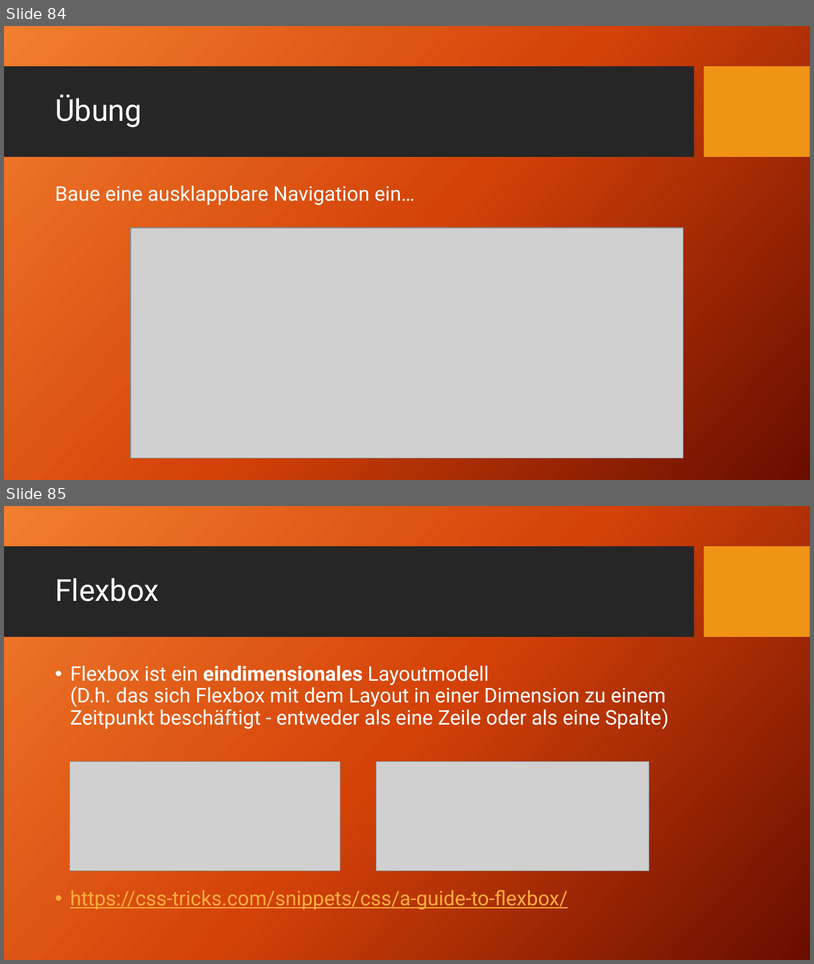
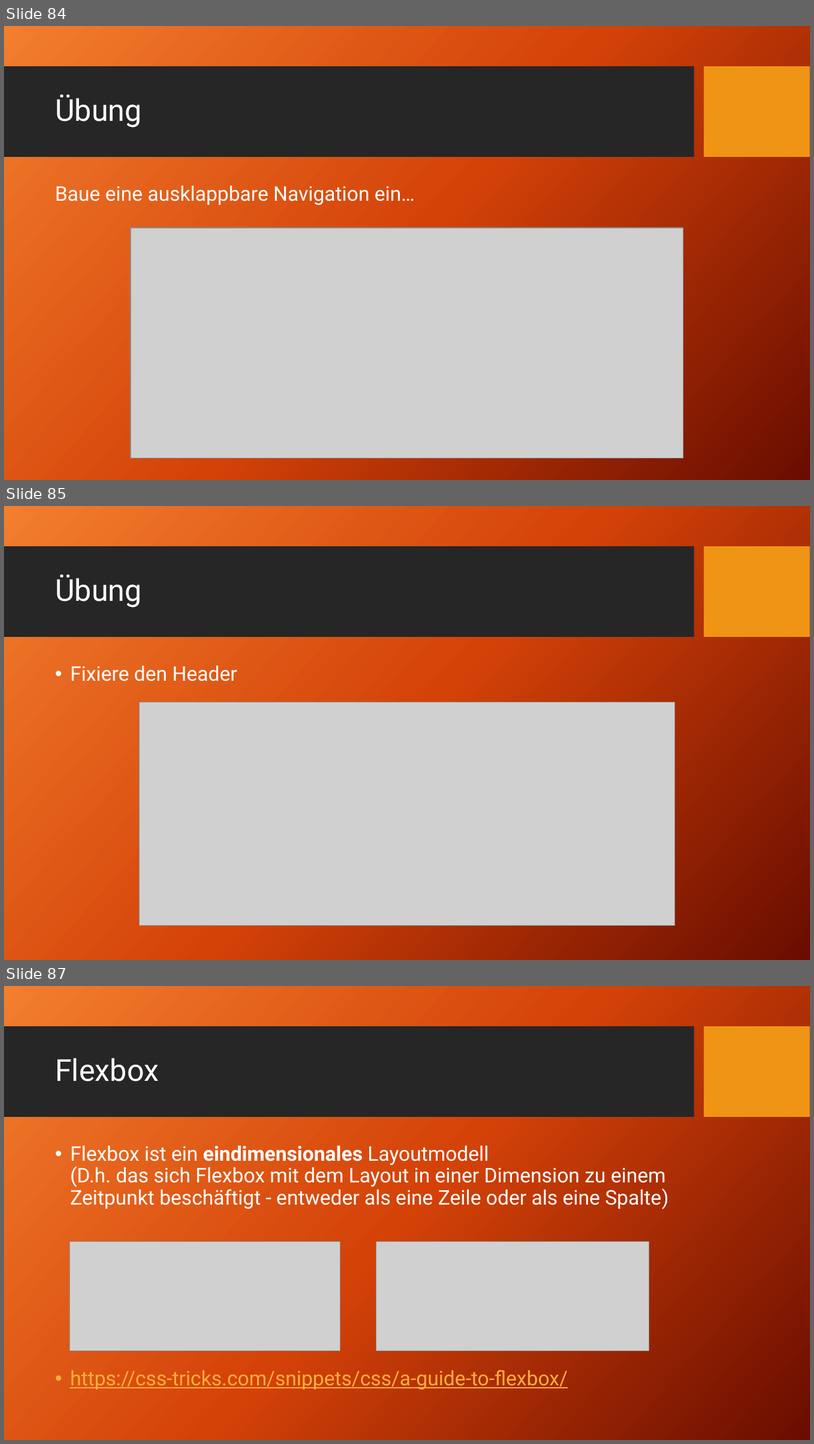
Before and after one commit to TomFrey/htmlCssBasicUebungen, a slide deck: html Schulung.pptx. Shown one above the other, each under a label of ours: slides 84 and 85 before the commit, slides 84, 85 and 87 after it; the slides between them are not shown. The pictures are 814x964 and 814x1444 pixels, drawn with LibreOffice and Linux fonts; fonts in the diff are those of the drawing; grey boxes stand for pictures; background and template pictures are left out. Boxes give left, top, right and bottom in pixels: in the first picture for what was removed or moved away, otherwise in the second. Text is boxed around its words. In the diff, an @@ line names an element or a change of style, - is before the commit and + after.

Commit message:
Übung zu einem fixierten Header hinzugefügt.

```diff
--- a/html Schulung.pptx
+++ b/html Schulung.pptx
@@ slide 85 added at (x1=4, y1=506, x2=810, y2=960), background picture (left out); not listed: 2 template elements that a slide beside it also shows @@
@@ title added at (x1=55, y1=574, x2=142, y2=607), 36 pt, text #FFFFFF @@
+Übung
@@ text added at (x1=70, y1=665, x2=237, y2=681), 24 pt, text #FFFFFF @@
+• Fixiere den Header
@@ picture added at (x1=140, y1=702, x2=675, y2=925) @@
@@ what was slide 85 is now slide 87 @@
```
Also in this commit, not shown: 1 other slide added, 3 other files.
